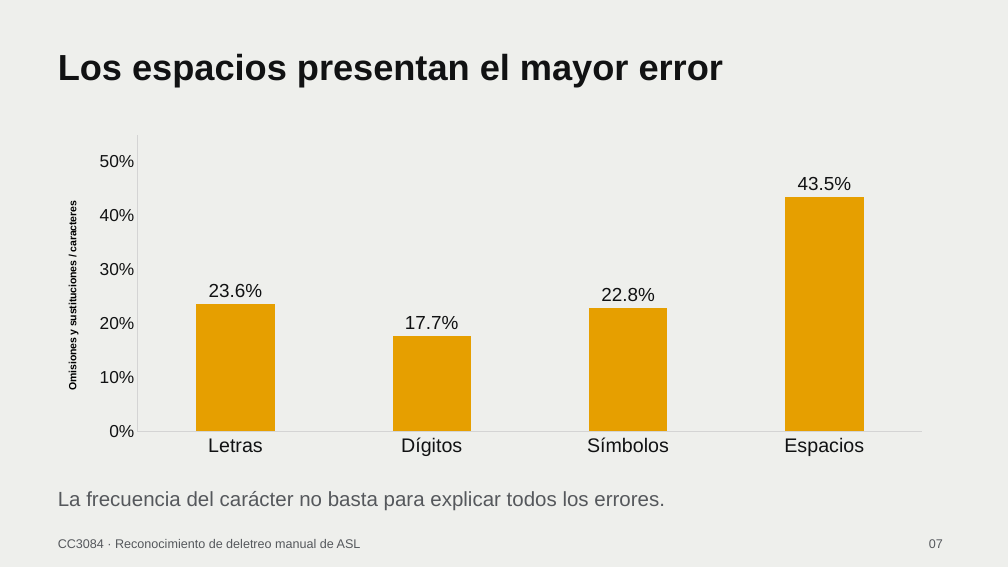
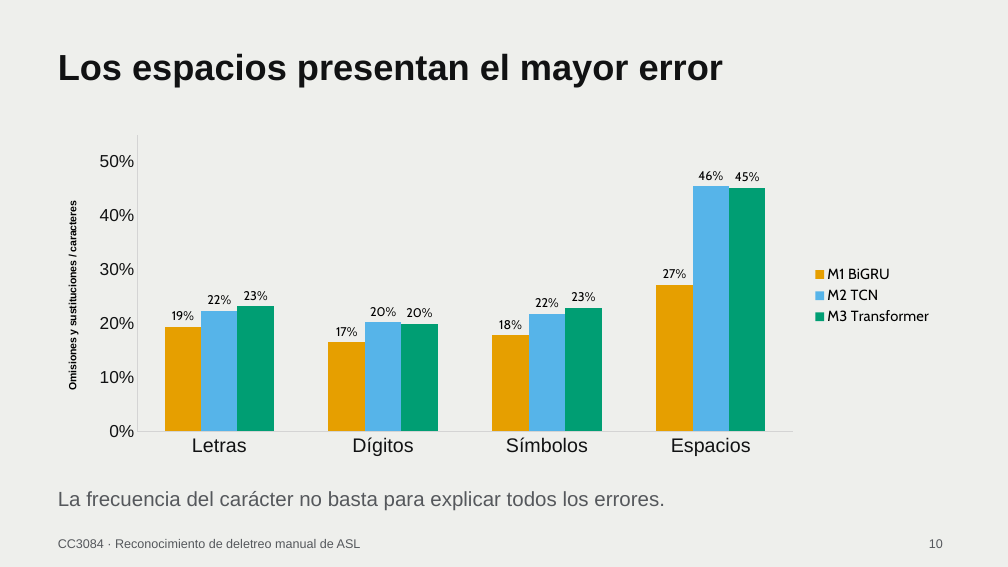
Before and after one commit to jcdiegolopez/DS-PR02, a slide deck: slide 10 of reports/presentacion/ASL_resultados.pptx (slide 7 before the commit). Drawn at 1008x567 pixels with LibreOffice and Linux fonts; fonts in the diff are those of the drawing. Boxes give left, top, right and bottom in pixels: in the first picture for what was removed or moved away, otherwise in the second. Text is boxed around its words. In the diff, an @@ line names an element or a change of style, - is before the commit and + after.

```diff
--- a/reports/presentacion/ASL_resultados.pptx
+++ b/reports/presentacion/ASL_resultados.pptx
@@ column chart at box(51, 129, 941, 464) @@
-Series 1: 0.236, 0.177, 0.228, 0.435
+M1 BiGRU: 0.19, 0.17, 0.18, 0.27
@@ data labels of M1 BiGRU changed @@
+M2 TCN: 0.22, 0.2, 0.22, 0.46
+M3 Transformer: 0.23, 0.2, 0.23, 0.45
@@ legend changed @@
@@ text at box(929, 539, 943, 548): text changed @@
-07
+10
```
Also in this commit, not shown: 10 other slides changed, 4 slides added, 1 other file.
